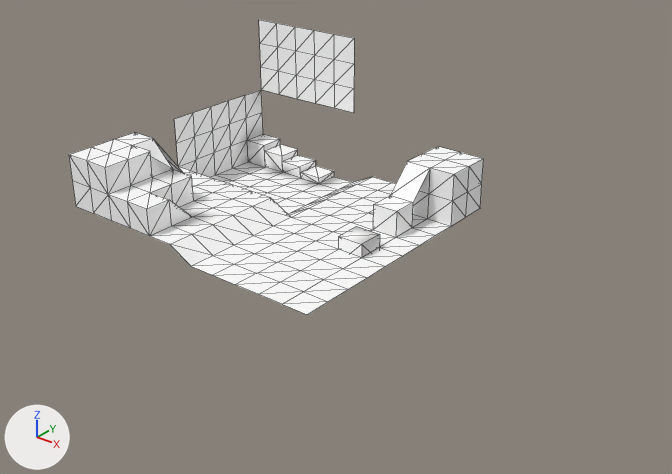
Before and after pictures for a commit that changed the OBJ model assets/map.obj.
One viewpoint serves both versions: a 50 mm camera at (21.7, -29.3, 15.3) aimed at (5.0, -8.4, 2.3). Arrows for +X, +Y and +Z are at lower left; the lights stay in place. Mesh edges are drawn as thin lines. Where no turn or scale is listed for an object, it has been applied to the vertices.
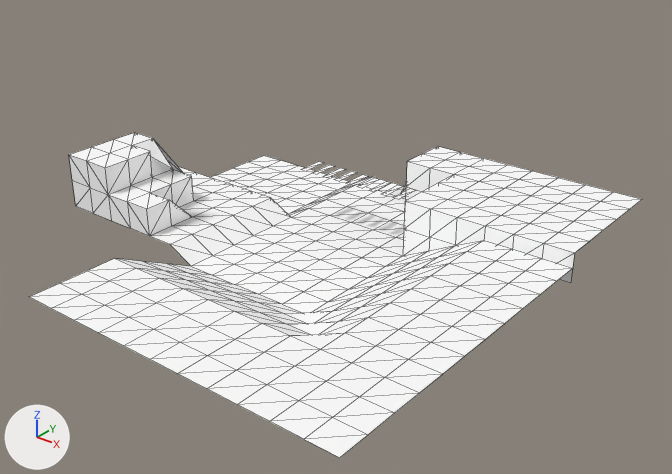
Pixel boxes (x1, y1, x2, y2) of what changed, in the pictures (672 x 474 px; the box of a moved part takes in the faces that stretch with it):
'Default', reshaped (47% wider, 10% taller): before (69, 20, 484, 315); after (30, 133, 642, 458)
part 1 of me_default, deleted: before (338, 226, 380, 258)
part 2 of me_default, deleted: before (175, 20, 354, 184)
part 3 of me_default, built on: before (373, 161, 430, 237); after (30, 158, 642, 458)
part 4 of me_default, moved or reshaped: (114, 133, 151, 145) in both

What changed in the scene script:
```text
Change me_default:
    used by ob_default; location = (0.0, 0.0, 0.0)
    remove me_default.from_pydata(...)  # 249 vertices, 436 faces; spans x -5.0..6.0, y -11.0..-1.0, z 0.0..6.5
    add me_default.from_pydata(...)  # 374 vertices, 620 faces; spans x -5.0..12.0, y -17.0..-1.0, z 0.5..3.5
    me_default part 1: the loose piece of 8 vertices spanning x 4.0..5.0, y -7.0..-6.0, z 0.5..1.5 is deleted
    me_default part 2
    56 vertices are removed from x -5.0..0.0, y -6.0..-1.0, z 0.0..6.5
    94 faces are deleted
    me_default part 3
    4 vertices are removed from x 4.0..5.0, y -5.0..-4.0, z 2.0
    12 faces are deleted
    25 vertices are added at x 1.5..12.0, y -8.0..-6.0, z 2.0..3.0
    6 new vertices lie (0.0, -1.0, 0.5) away from vertices in x 1.0..6.0, y -11.0, z 1.0
    6 new vertices lie (0.0, -1.0, 0.5) away from vertices in x 1.0..6.0, y -12.0, z 1.5
    6 new vertices lie (0.0, -1.0, 0.5) away from vertices in x 1.0..6.0, y -13.0, z 2.0
    8 new vertices lie (0.0, -1.0, 0.0) away from vertices in x 1.0..6.0, y -14.0..-3.0, z 2.0..3.0
    9 new vertices lie (1.0, 0.0, 0.0) away from vertices in x 6.0, y -15.0..-1.0, z 1.0..3.0
    10 new vertices lie (0.0, -1.0, 0.0) away from vertices in x 1.0..7.0, y -15.0..-4.0, z 2.0..3.0
    10 new vertices lie (1.0, 0.0, 0.0) away from vertices in x 7.0, y -16.0..-1.0, z 1.0..3.0
    12 new vertices lie (0.0, -1.0, 0.0) away from vertices in x 1.0..8.0, y -16.0..-5.0, z 2.0..3.0
    11 new vertices lie (1.0, 1.0, 0.0) away from vertices in x 6.0..8.0, y -17.0..-2.0, z 1.5..3.0
    12 new vertices lie (1.0, 0.0, 0.0) away from vertices in x 6.0..9.0, y -17.0..-1.0, z 2.0..3.0
    12 new vertices lie (1.0, 0.0, 0.0) away from vertices in x 7.0..10.0, y -17.0..-1.0, z 2.0..3.0
    12 new vertices lie (1.0, 0.0, 0.0) away from vertices in x 8.0..11.0, y -17.0..-1.0, z 2.0..3.0
    9 new vertices lie (1.0, 1.0, 0.5) away from vertices in x 6.0..8.0, y -13.0..-7.0, z 1.0..2.0
    5 new vertices lie (1.0, 1.0, 0.5) away from vertices in x 7.0..8.0, y -11.0..-8.0, z 1.5..2.0
    7 new vertices lie (1.0, 1.0, 0.0) away from vertices in x 9.0..11.0, y -13.0..-9.0, z 2.5
    7 new vertices lie (1.0, 0.0, 0.0) away from vertices in x 9.0..11.0, y -17.0..-6.0, z 2.0..3.0
    6 new vertices lie (1.0, 1.0, 0.0) away from vertices in x 10.0..11.0, y -12.0..-8.0, z 2.5
    20 new vertices lie (0.0, 1.0, 0.0) away from vertices in x 1.5..10.0, y -7.0..-6.0, z 2.5..3.0
    300 new faces join them
    me_default part 4
    8 faces are deleted
    8 new faces join them
```
